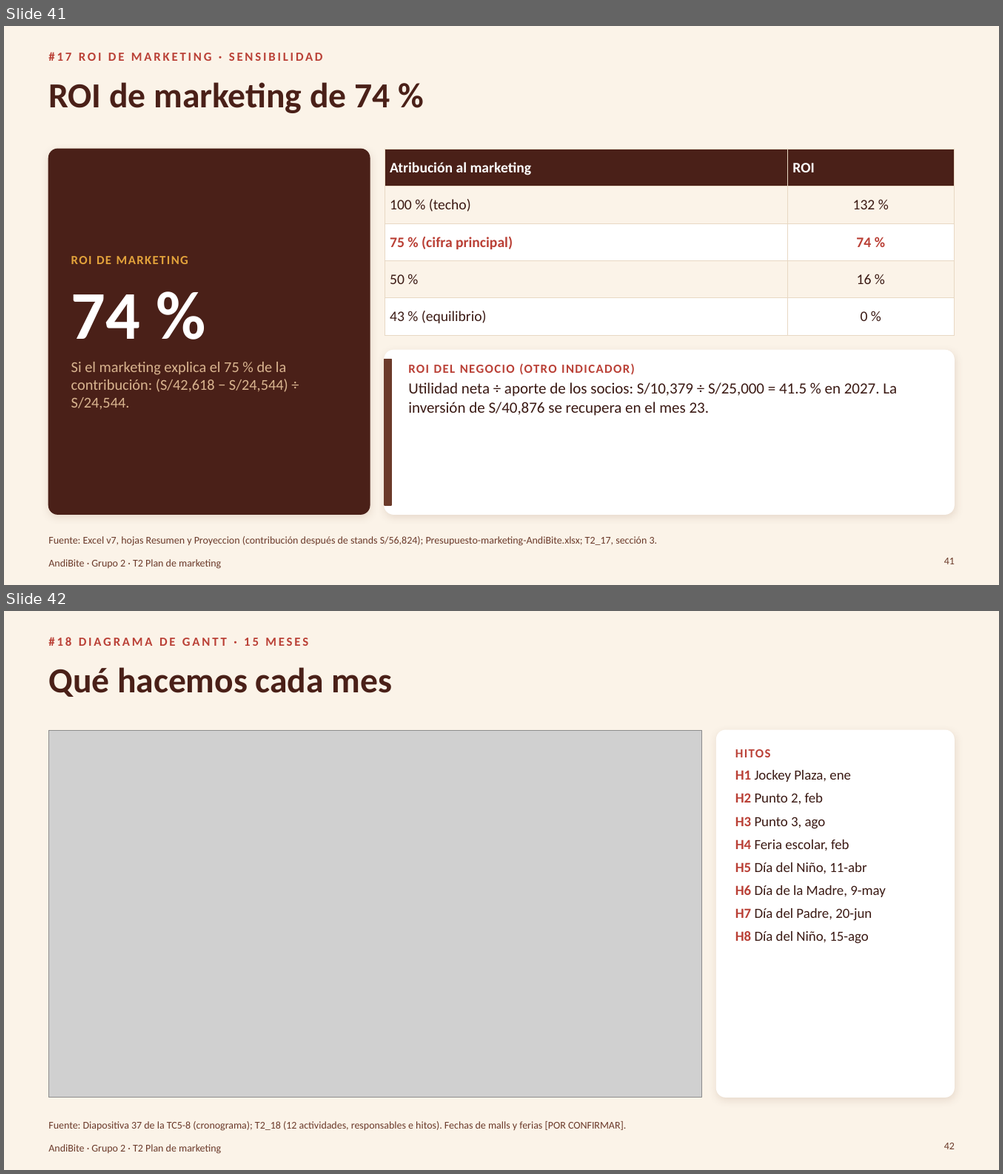
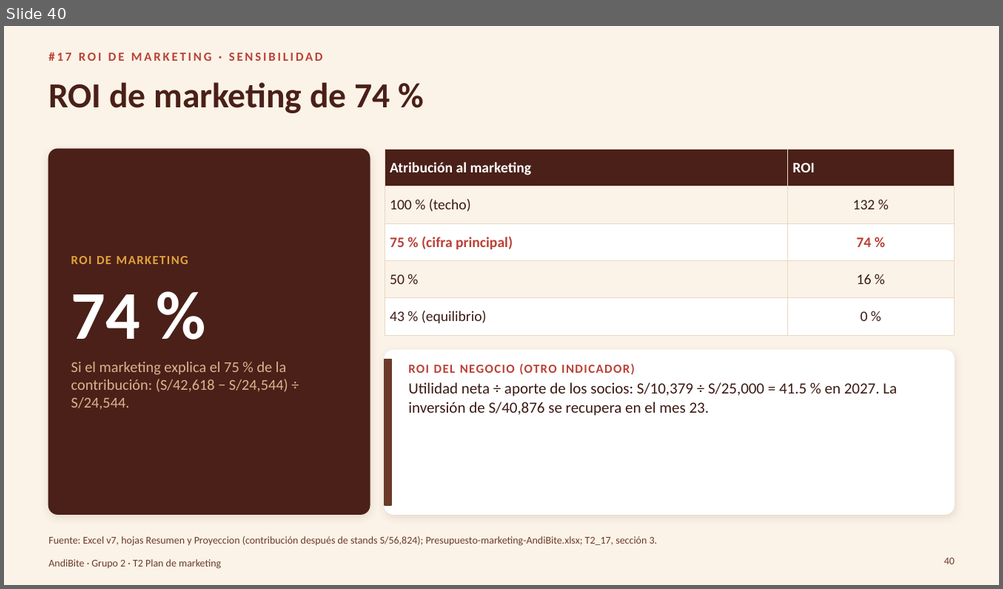
Before and after one commit to Darknow-web/Desarrollo-y-lanzamiento-de-producto-y-marca, a slide deck: 04-reformulacion/T2/T2_22_Plan-de-marketing-AndiBite.pptx. Shown one above the other, each under a label of ours: slides 41 and 42 before the commit, slide 40 after it. The pictures are 1003x1174 and 1003x589 pixels, drawn with LibreOffice and Linux fonts; fonts in the diff are those of the drawing; grey boxes stand for pictures; background and template pictures are left out. Boxes give left, top, right and bottom in pixels: in the first picture for what was removed or moved away, otherwise in the second. Text is boxed around its words. In the diff, an @@ line names an element or a change of style, - is before the commit and + after.

```diff
--- a/04-reformulacion/T2/T2_22_Plan-de-marketing-AndiBite.pptx
+++ b/04-reformulacion/T2/T2_22_Plan-de-marketing-AndiBite.pptx
@@ slide 42 removed at bbox=[4, 611, 999, 1170], background #FBF3E8; not listed: 1 template element that a slide beside it also shows @@
@@ text removed at bbox=[48, 637, 308, 646] @@
-#18 DIAGRAMA DE GANTT · 15 MESES
@@ title removed at bbox=[48, 667, 392, 697] @@
-Qué hacemos cada mes
@@ picture removed at bbox=[48, 730, 702, 1097] @@
@@ rounded rectangle removed at bbox=[717, 730, 954, 1097] @@
@@ text removed at bbox=[735, 749, 885, 944] @@
-HITOS
-H1 Jockey Plaza, ene
-H2 Punto 2, feb
-H3 Punto 3, ago
-H4 Feria escolar, feb
-H5 Día del Niño, 11-abr
-H6 Día de la Madre, 9-may
-H7 Día del Padre, 20-jun
-H8 Día del Niño, 15-ago
@@ text removed at bbox=[48, 1122, 626, 1131] @@
-Fuente: Diapositiva 37 de la TC5-8 (cronograma); T2_18 (12 actividades, responsables e hitos). Fechas de malls y ferias [POR CONFIRMAR].
@@ page number removed at bbox=[944, 1143, 954, 1150] @@
-42
@@ what was slide 41 is now slide 40 @@
@@ page number at bbox=[944, 558, 954, 565]: text changed @@
-41
+40
```
Also in this commit, not shown: 11 slides changed, 2 slides added, 1 other slide removed, 3 other files.
